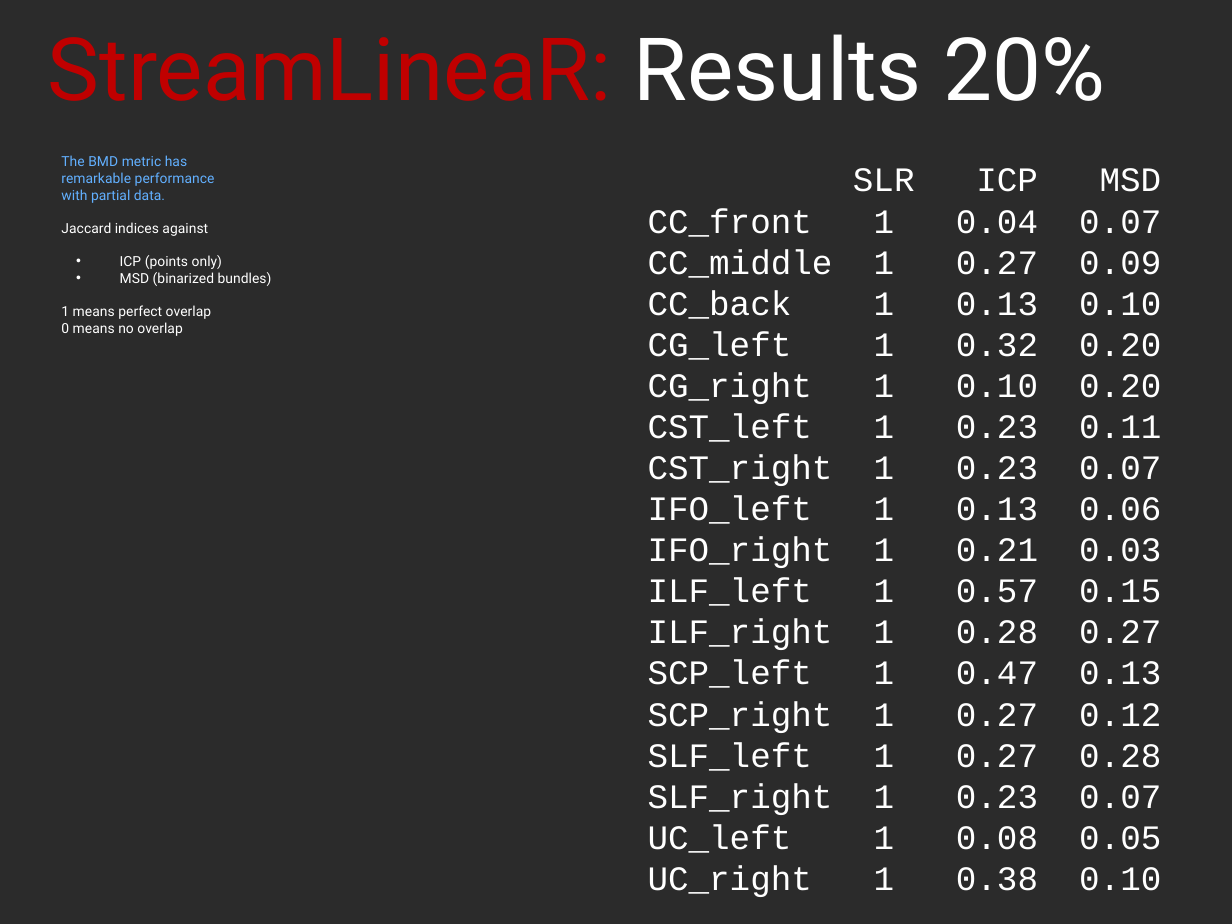
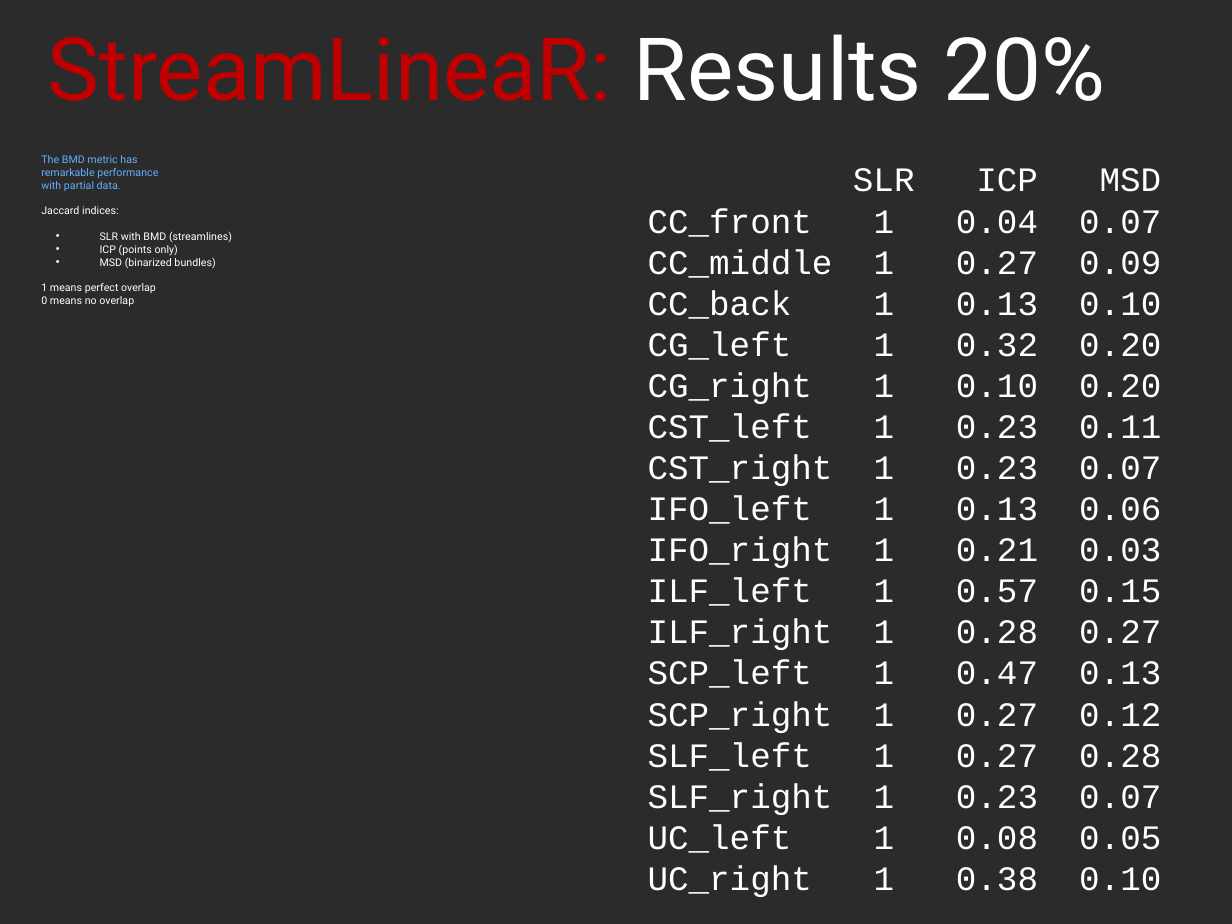
Before and after one commit to Garyfallidis/meta_didaktoriko, a slide deck: slide 9 of ismrm2014/oral/bundle_alignment.ppt (slide 8 before the commit). Drawn at 1232x924 pixels with LibreOffice and Linux fonts; fonts in the diff are those of the drawing; background and template pictures are left out; a plain dark background stands for a picture behind light text. Boxes give left, top, right and bottom in pixels: in the first picture for what was removed or moved away, otherwise in the second. Text is boxed around its words. In the diff, an @@ line names an element or a change of style, - is before the commit and + after.

```diff
--- a/ismrm2014/oral/bundle_alignment.ppt
+++ b/ismrm2014/oral/bundle_alignment.ppt
@@ text "The BMD metric has": place and size @@
-text "The BMD metric has" at <box>61,155,272,336</box>
+text "The BMD metric has" at <box>41,155,232,306</box>
@@ text at <box>41,155,215,306</box>: size 8.1 to 6.2 pt in "The BMD metric has", "remarkable performance", "with partial data.", "ICP (points only)" and 3 more places @@
@@ text at <box>41,206,232,242</box>: text changed; size 8.1 to 6.2 pt @@
-Jaccard indices against
+Jaccard indices:
+• SLR with BMD (streamlines)
```
Also in this commit, not shown: 5 other slides changed, 7 slides added, 3 slides removed, 8 other files.
